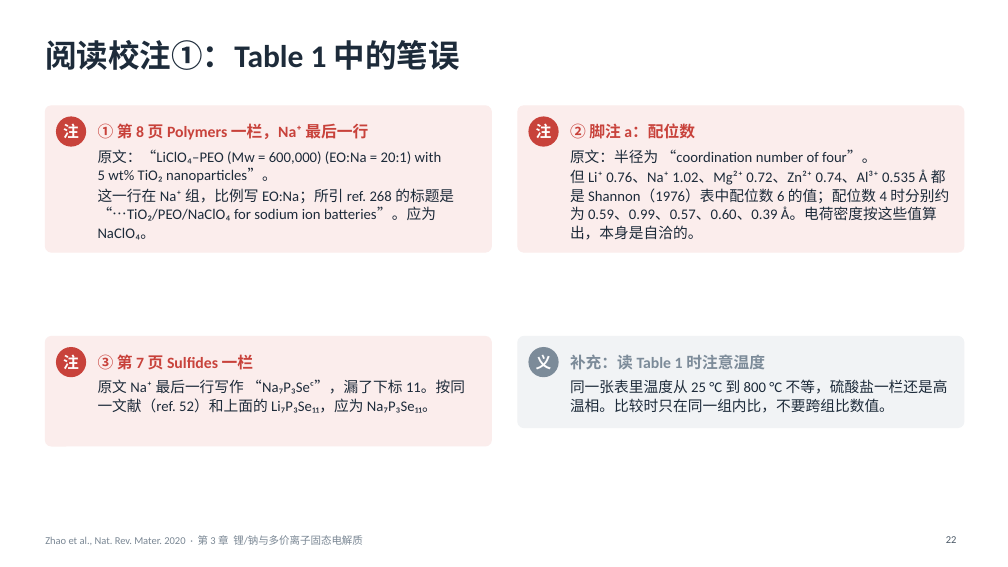
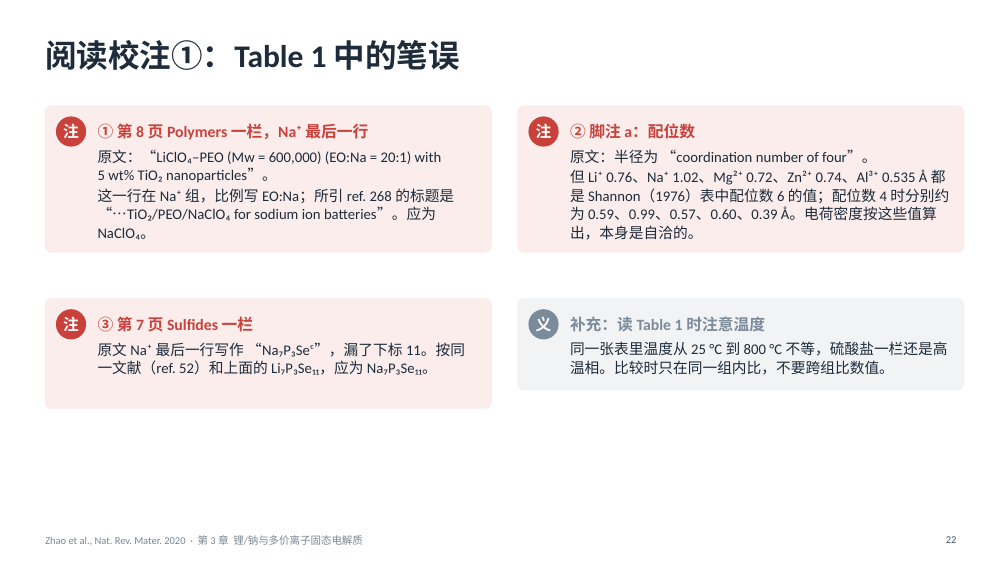
Before and after one commit to zhaoyuw44-lang/Trash, a slide deck: slide 22 of slides/decks/zhao2020/zhao2020_ch3.pptx. Drawn at 1008x567 pixels with LibreOffice and Linux fonts; fonts in the diff are those of the drawing. Boxes give left, top, right and bottom in pixels: in the first picture for what was removed or moved away, otherwise in the second. Text is boxed around its words. In the diff, an @@ line names an element or a change of style, - is before the commit and + after.

```diff
--- a/slides/decks/zhao2020/zhao2020_ch3.pptx
+++ b/slides/decks/zhao2020/zhao2020_ch3.pptx
@@ 2 ellipses, 2 texts, 2 rounded rectangles: place and size @@
-2 ellipses, 2 texts, 2 rounded rectangles at (45,337,964,446)
+2 ellipses, 2 texts, 2 rounded rectangles at (45,299,964,408)
@@ text "原文 Na⁺ 最后一行写作 “Na₇P₃Seᶜ”，漏了下标 11。按同一文献（ref. ...": place and size @@
-text "原文 Na⁺ 最后一行写作 “Na₇P₃Seᶜ”，漏了下标 11。按同一文献（ref. ..." at (98,379,465,413)
+text "原文 Na⁺ 最后一行写作 “Na₇P₃Seᶜ”，漏了下标 11。按同一文献（ref. ..." at (98,342,465,375)
@@ text "同一张表里温度从 25 °C 到 800 ...": place and size @@
-text "同一张表里温度从 25 °C 到 800 ..." at (570,379,948,413)
+text "同一张表里温度从 25 °C 到 800 ..." at (570,341,948,375)
```
Also in this commit, not shown: 7 other slides changed, 8 other files.
